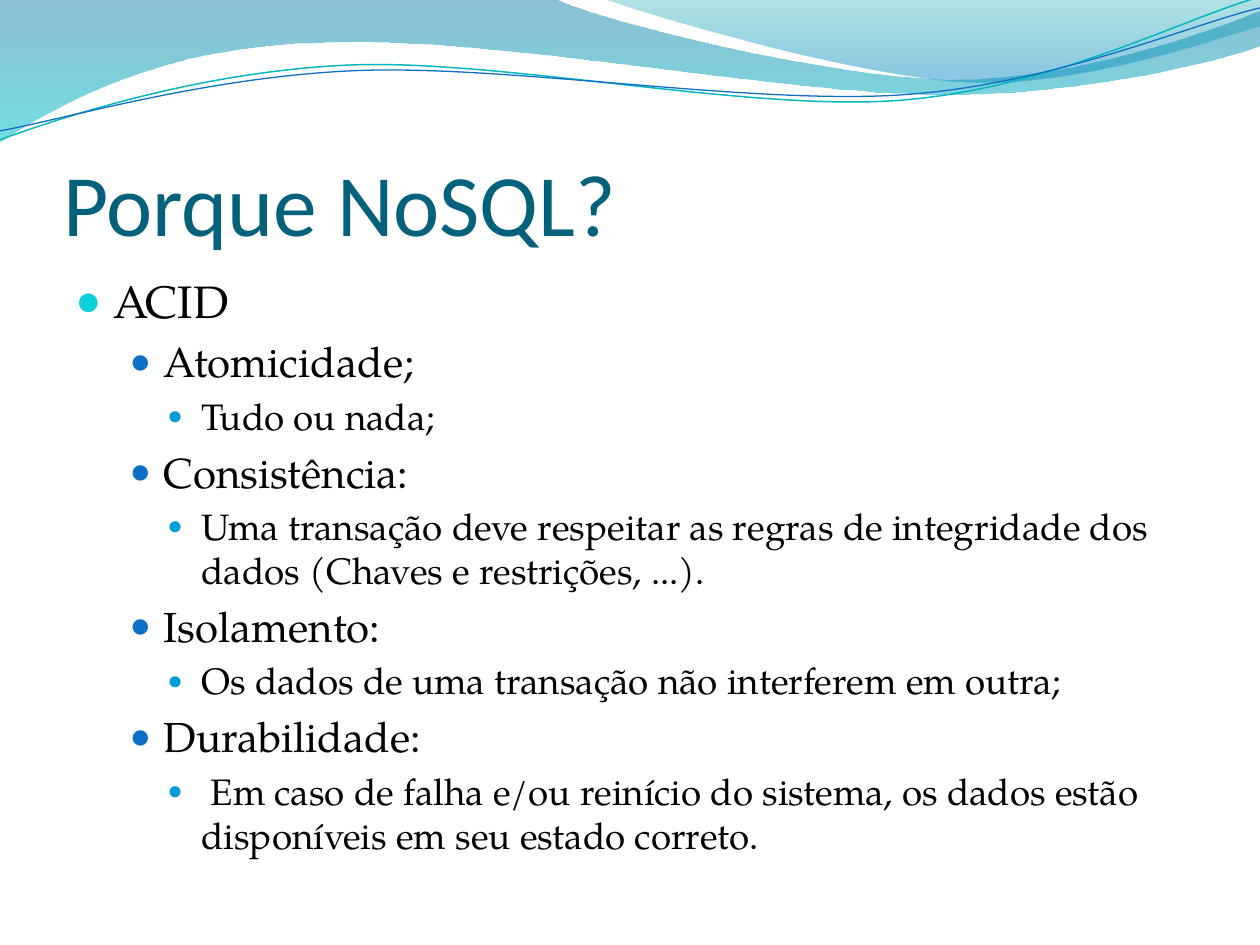
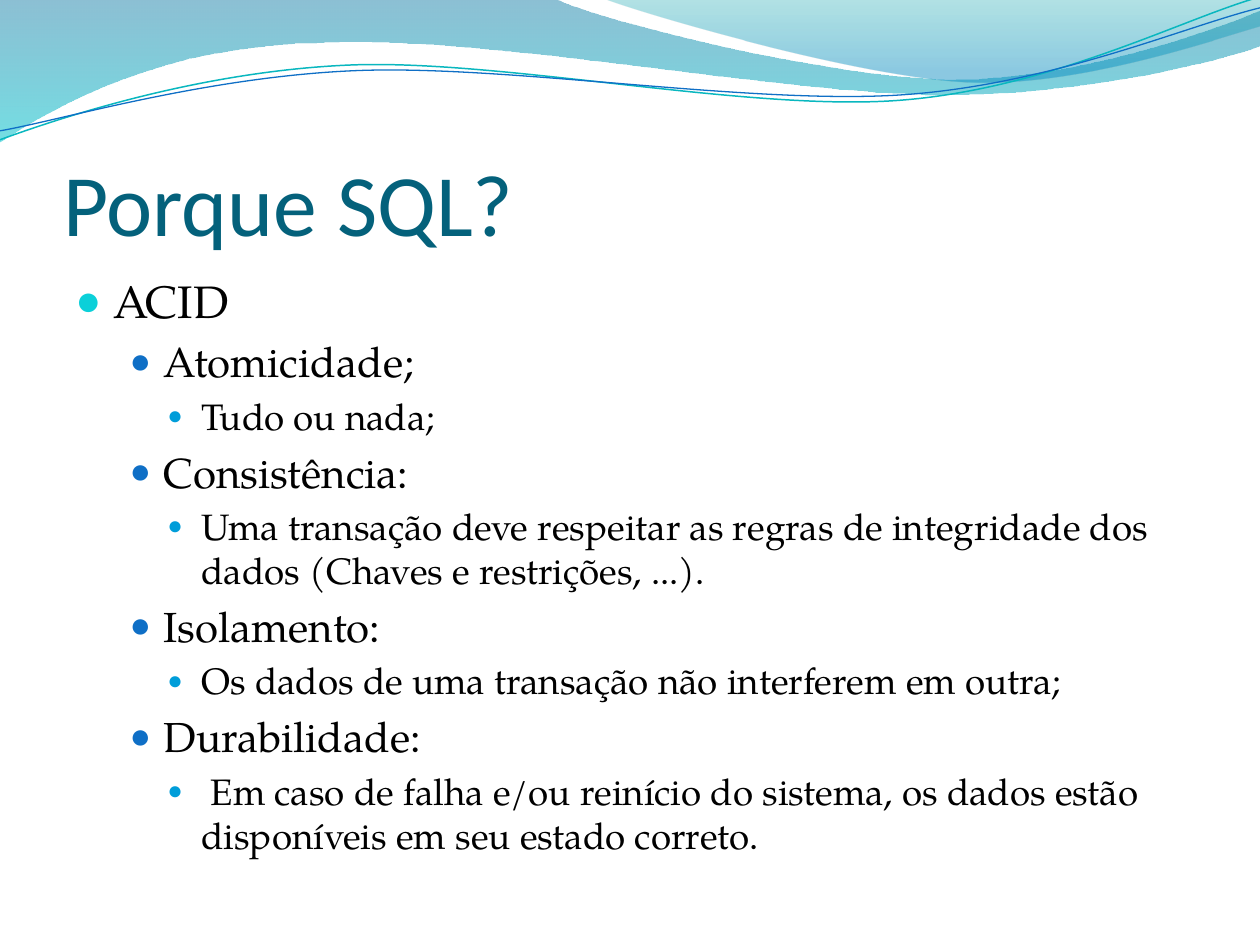
Before and after one commit to leonardopordeus/BD, a slide deck: slide 7 of Aula04.pptx. Drawn at 1260x945 pixels with LibreOffice and Linux fonts; fonts in the diff are those of the drawing; background and template pictures are left out. Boxes give left, top, right and bottom in pixels: in the first picture for what was removed or moved away, otherwise in the second. Text is boxed around its words. In the diff, an @@ line names an element or a change of style, - is before the commit and + after.

```diff
--- a/Aula04.pptx
+++ b/Aula04.pptx
@@ title at [63, 176, 513, 250]: text changed @@
-Porque NoSQL?
+Porque SQL?
```
Also in this commit, not shown: 4 slides added, 1 other file.
